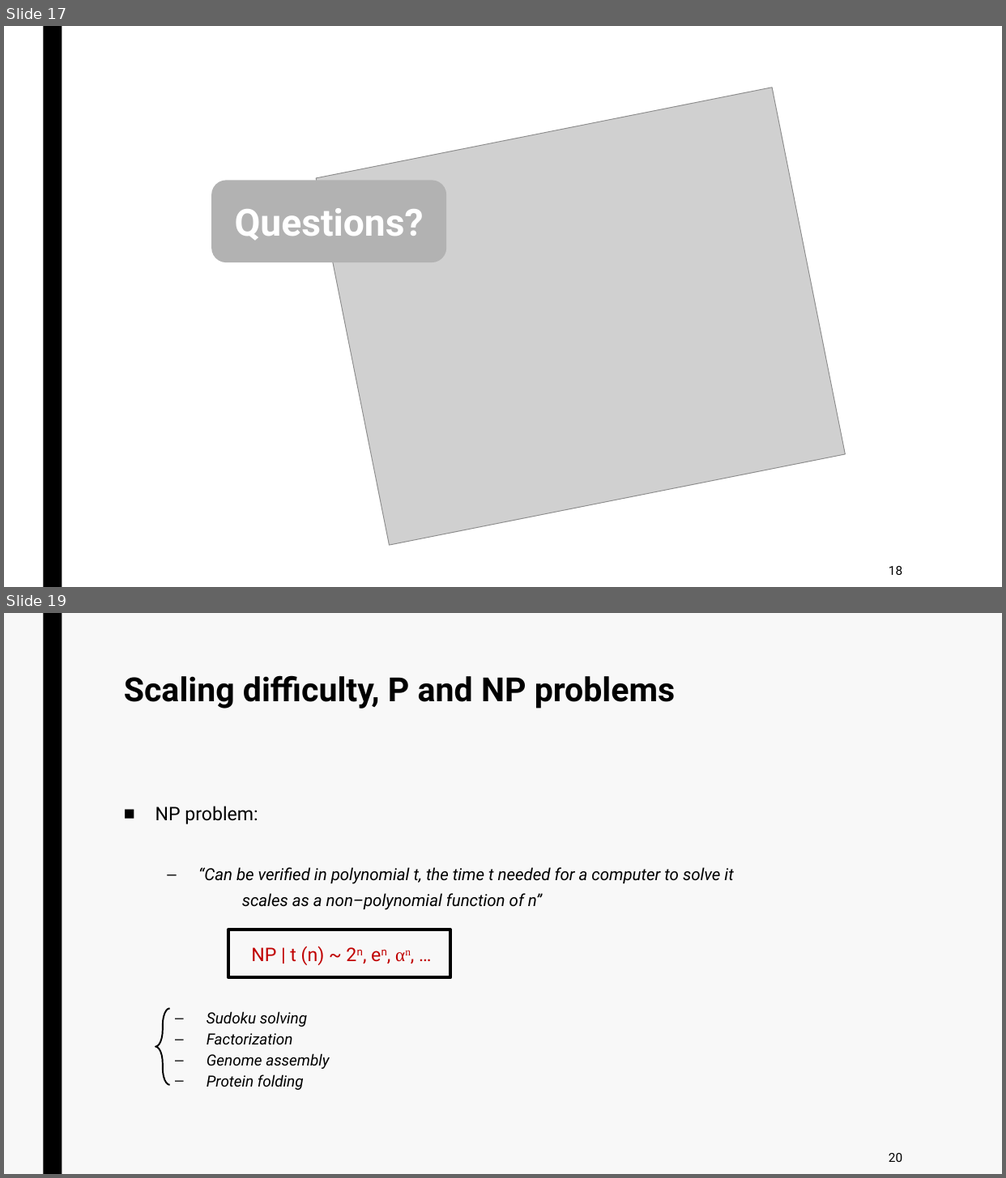
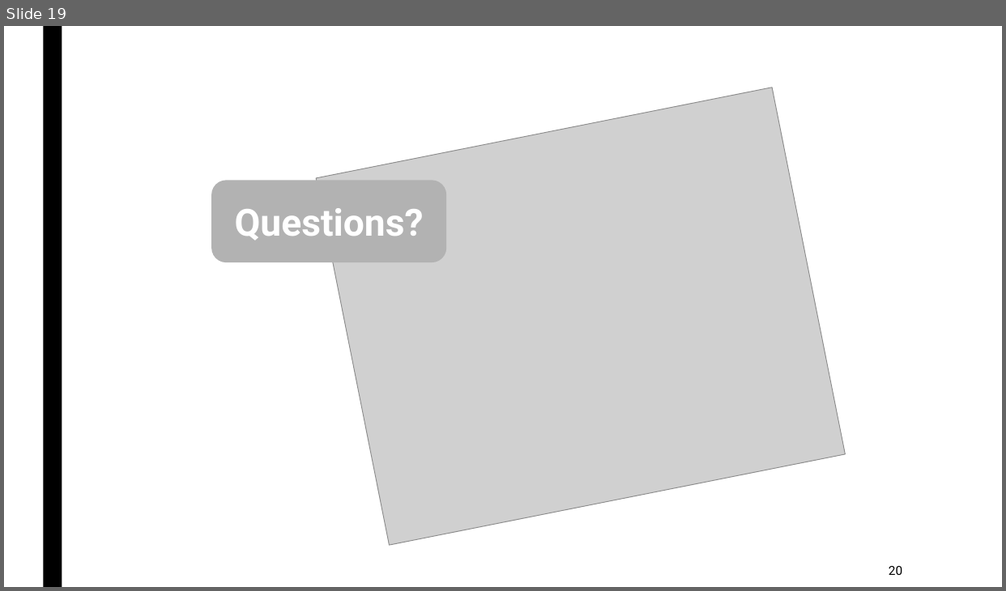
Before and after one commit to jurtasun/presentations, a slide deck: 202306_CRG_Postdoc/230623_GRG_Postdoc.ppt. Shown one above the other, each under a label of ours: slides 17 and 19 before the commit, slide 19 after it; the slides between them are not shown. The pictures are 1006x1178 and 1006x591 pixels, drawn with LibreOffice and Linux fonts; fonts in the diff are those of the drawing; grey boxes stand for pictures. Boxes give left, top, right and bottom in pixels: in the first picture for what was removed or moved away, otherwise in the second. Text is boxed around its words. In the diff, an @@ line names an element or a change of style, - is before the commit and + after.

```diff
--- a/202306_CRG_Postdoc/230623_GRG_Postdoc.ppt
+++ b/202306_CRG_Postdoc/230623_GRG_Postdoc.ppt
@@ slide 19 removed at (4,613,1002,1174), background #F8F8F8; not listed: 1 template element that a slide beside it also shows @@
@@ title removed at (124,675,675,709) @@
-Scaling difficulty, P and NP problems
@@ text removed at (155,806,733,910) @@
-■ NP problem:
-  – “Can be verified in polynomial t, the time t needed for a computer to solve it
-  scales as a non–polynomial function of n”
@@ rectangle removed at (228,930,450,977) @@
@@ text removed at (251,946,325,965) @@
-NP | t (n) ~ 2n, en, αn, …
@@ left brace removed at (156,1009,170,1085) @@
@@ text removed at (206,1012,329,1090) @@
-  – Sudoku solving
-  – Factorization
-  – Genome assembly
-  – Protein folding
@@ page number removed at (889,1153,902,1162) @@
-20
@@ what was slide 17 is now slide 19 @@
@@ page number at (889,566,902,575): text changed @@
-18
+20
```
Also in this commit, not shown: 3 slides changed, 13 slides added, 12 other slides removed, 3 other files.
